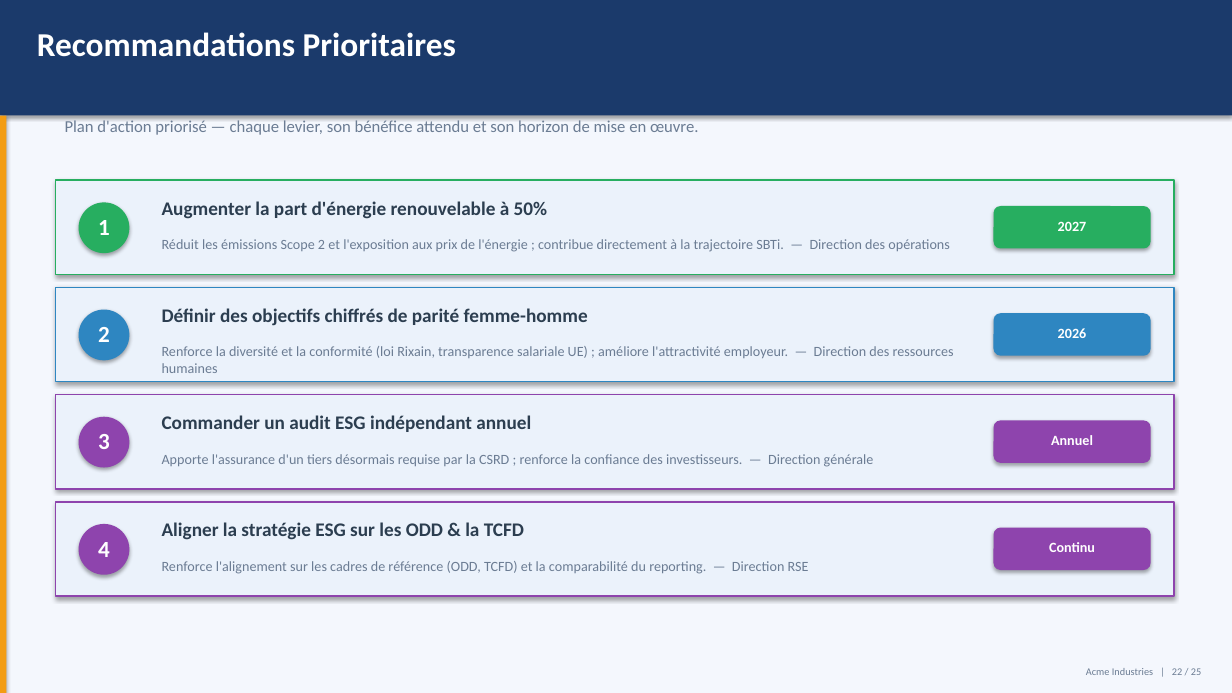
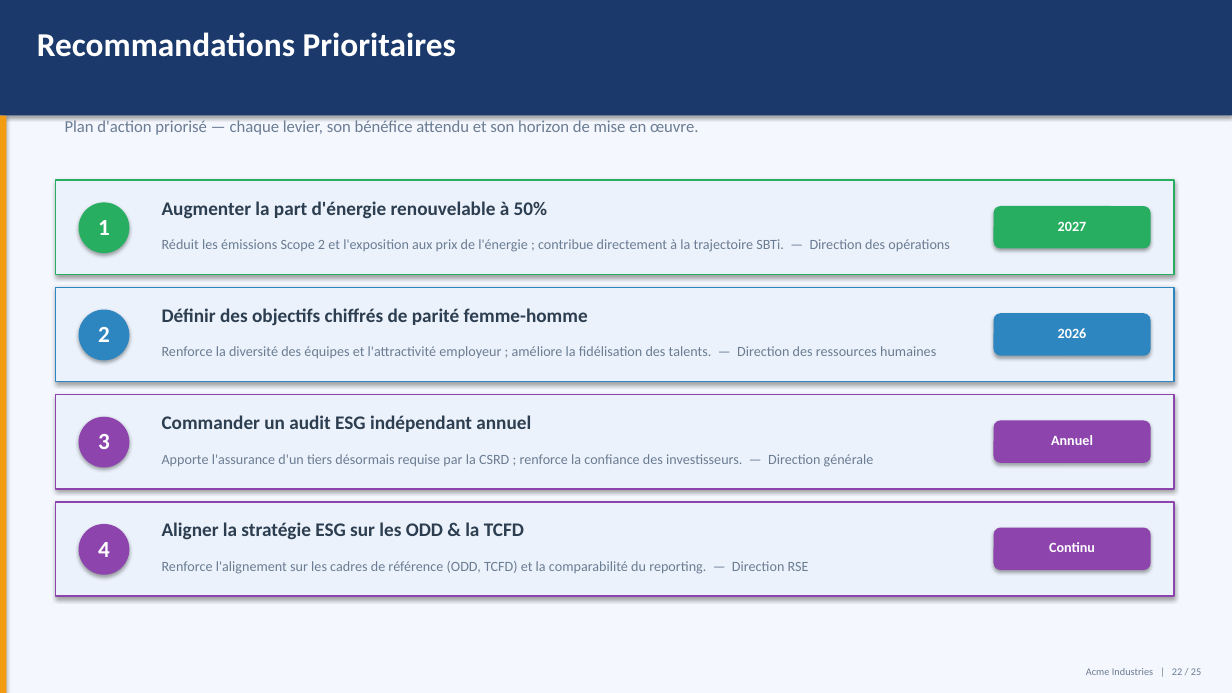
Before and after one commit to mehdiarrais-bot/Ethereal-ESG, a slide deck: slide 22 of examples/Presentation.pptx. Drawn at 1232x693 pixels with LibreOffice and Linux fonts; fonts in the diff are those of the drawing. Boxes give left, top, right and bottom in pixels: in the first picture for what was removed or moved away, otherwise in the second. Text is boxed around its words. In the diff, an @@ line names an element or a change of style, - is before the commit and + after.

```diff
--- a/examples/Presentation.pptx
+++ b/examples/Presentation.pptx
@@ text at bbox=[162, 346, 936, 358]: text changed @@
-Renforce la diversité et la conformité (loi Rixain, transparence salariale UE) ; améliore l'attractivité employeur. — Direction des ressources humaines
+Renforce la diversité des équipes et l'attractivité employeur ; améliore la fidélisation des talents. — Direction des ressources humaines
```
Also in this commit, not shown: 5 other slides changed, 4 other files.
